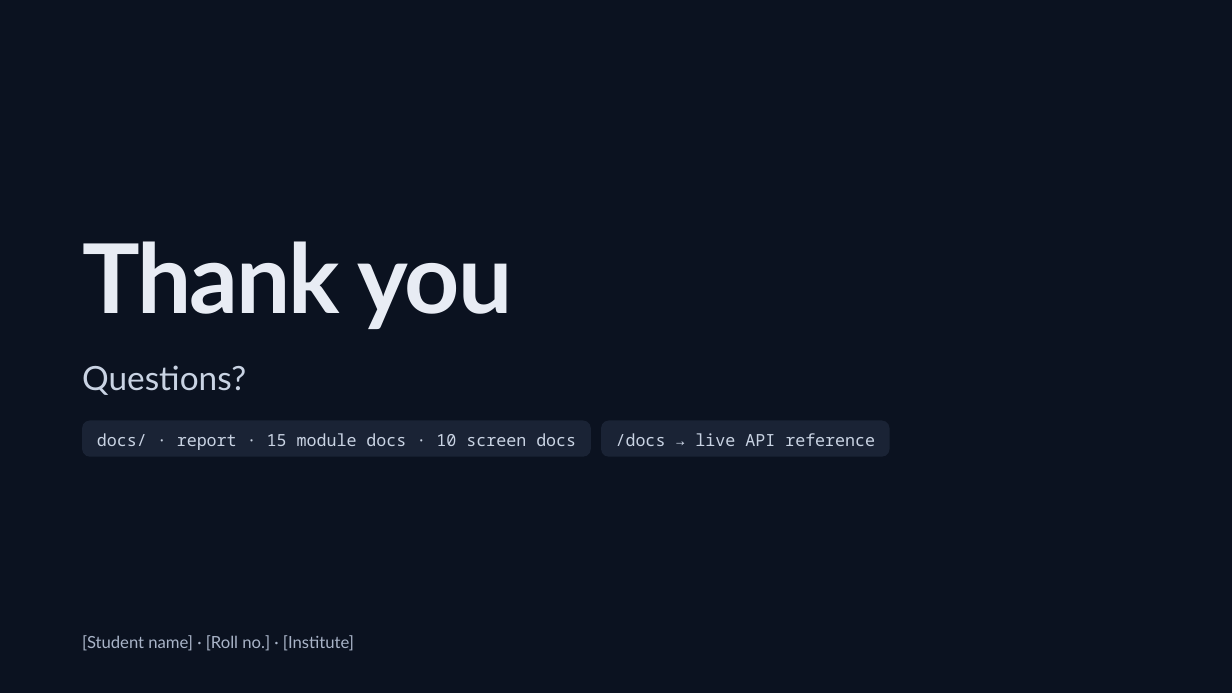
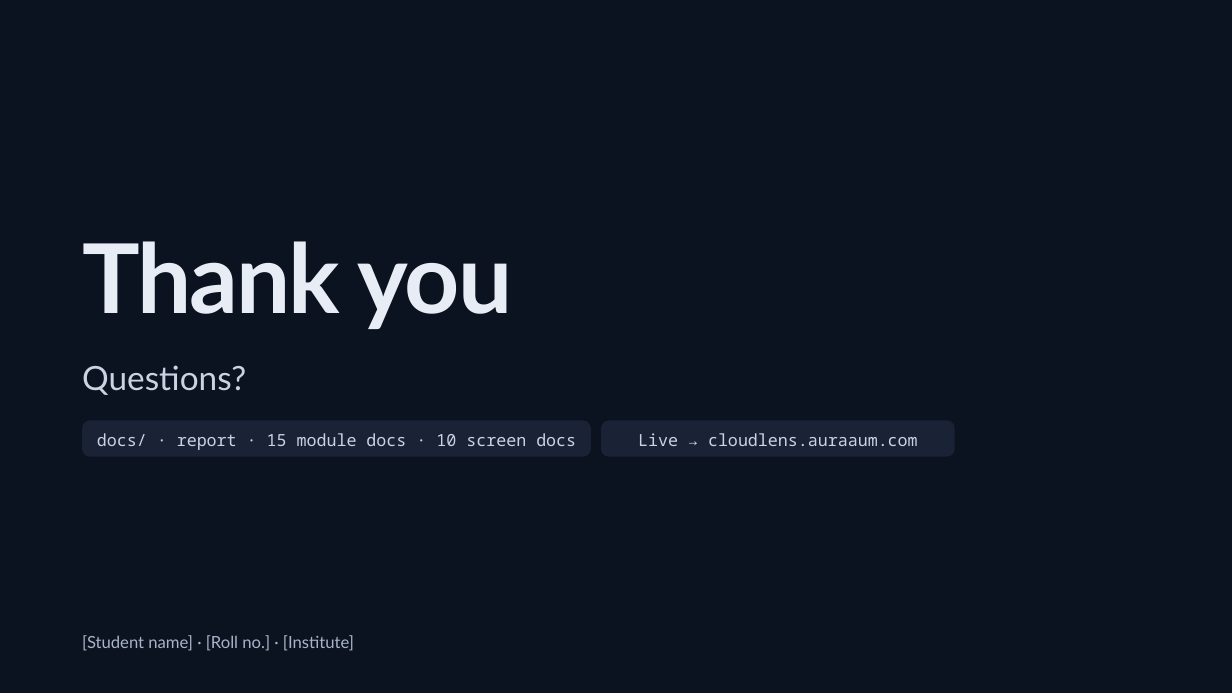
Before and after one commit to sripati/CloudLens, a slide deck: slide 18 of docs/presentation/CloudLens DevOps Dashboard for Resource and Cost Monitoring.pptx. Drawn at 1232x693 pixels with LibreOffice and Linux fonts; fonts in the diff are those of the drawing. Boxes give left, top, right and bottom in pixels: in the first picture for what was removed or moved away, otherwise in the second. Text is boxed around its words. In the diff, an @@ line names an element or a change of style, - is before the commit and + after.

Commit message:
Added LIVE url

```diff
--- a/docs/presentation/CloudLens DevOps Dashboard for Resource and Cost Monitoring.pptx
+++ b/docs/presentation/CloudLens DevOps Dashboard for Resource and Cost Monitoring.pptx
@@ rounded rectangle "Live → cloudlens.auraaum.com": place and size @@
-rounded rectangle "Live → cloudlens.auraaum.com" at [602, 421, 890, 457]
+rounded rectangle "Live → cloudlens.auraaum.com" at [602, 421, 956, 457]
@@ text in rounded rectangle at [638, 433, 918, 446]: text changed @@
-/docs → live API reference
+Live → cloudlens.auraaum.com
```
Also in this commit, not shown: 3 other slides changed, 17 other files.
